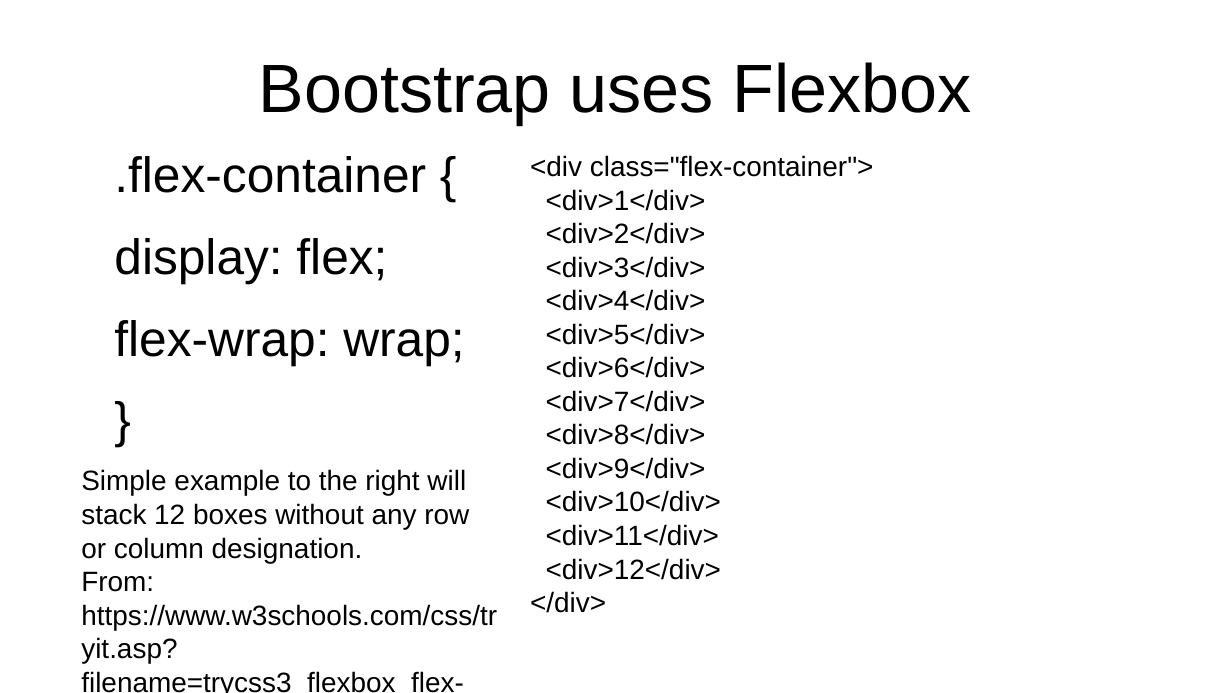
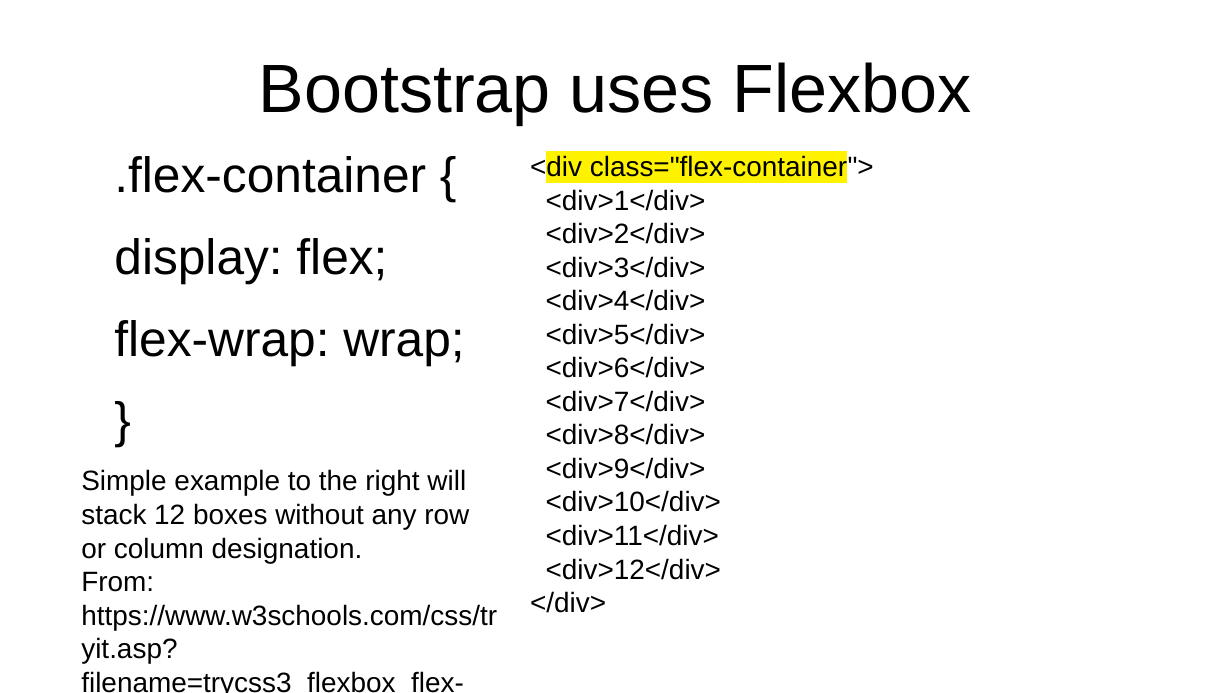
Before and after one commit to nyck33/ecoWarriors, a slide deck: slide 9 of comp2680Presentation.odp (slide 8 before the commit). Drawn at 1232x693 pixels with LibreOffice and Linux fonts; fonts in the diff are those of the drawing. Boxes give left, top, right and bottom in pixels: in the first picture for what was removed or moved away, otherwise in the second. Text is boxed around its words. In the diff, an @@ line names an element or a change of style, - is before the commit and + after.

```diff
--- a/comp2680Presentation.odp
+++ b/comp2680Presentation.odp
@@ text at (530,154,874,181): highlight none to #FFF200 in "<div class="flex-container">" @@
```
Also in this commit, not shown: 2 other slides changed, 7 slides added, 3 slides removed, 1 other file.
